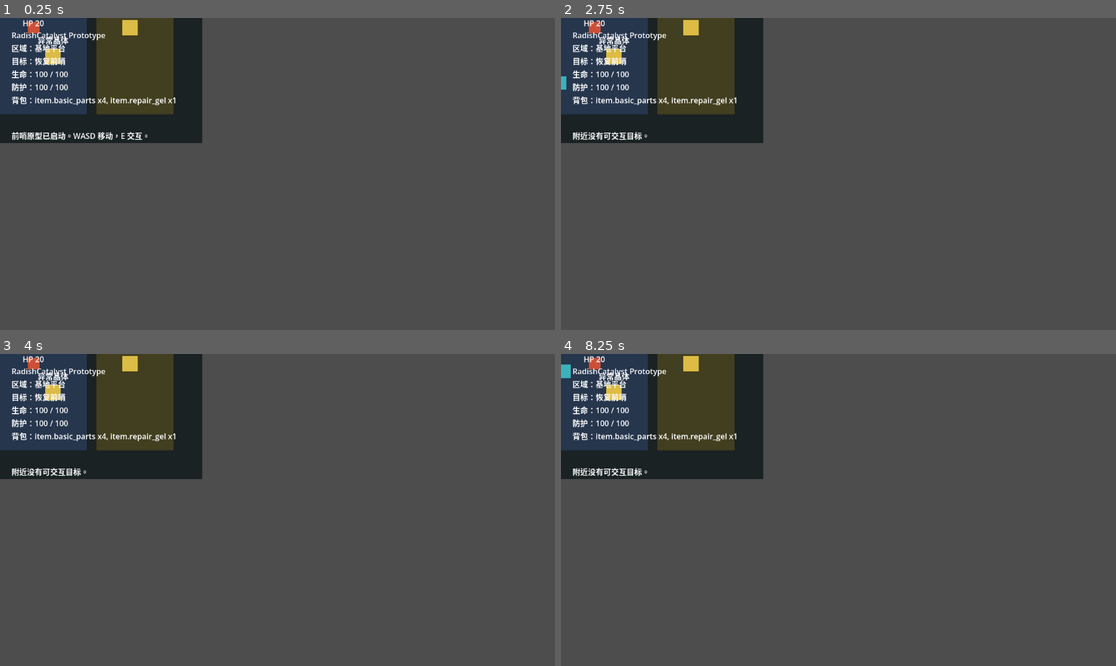
Above: before the commit, frames 1-4 (two rows, left to right).
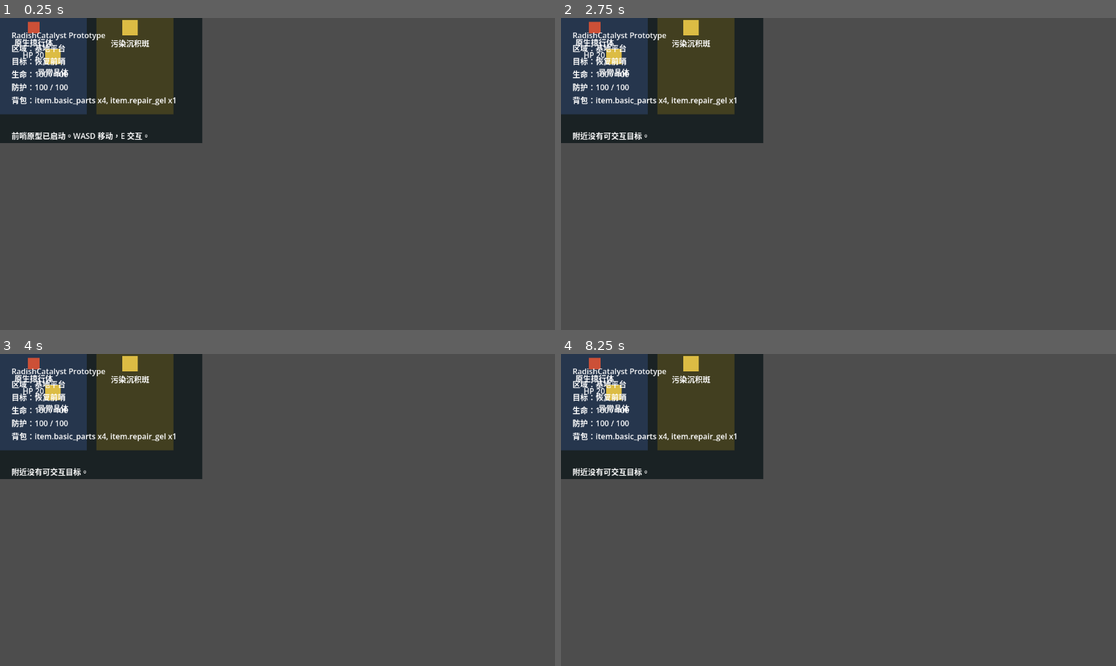
Above: after the commit, the same moments.

Repository: laugh0608/RadishCatalyst
Game: Godot game, scene res://scenes/boot/Boot.tscn
Two runs of this game, one before a commit and one after it. Both use one fixed random seed, a clock stepped at 60 frames per second and the inputs below.
Inputs:
- Up to frame 1 (0.25 s): no input
- Up to frame 2 (2.75 s): tap Enter at 0.5, 2 s; hold D (move_right) 0.53-1.28 s; tap E (interact) at 0.6, 1.35, 2.1 s; tap Space at 1.25 s; hold S (move_down) 1.28-2.03 s; hold D (move_right) from 2.03 s (still down)
- Up to frame 3 (4 s): tap Space at 2.75 s; release D (move_right) at 2.78 s; hold W (move_up) 2.78-3.53 s; tap E (interact) at 2.85, 3.6 s; hold A (move_left) from 3.53 s (still down)
- Up to frame 4 (8.25 s): tap Enter at 4.25 s; tap E (interact) every 0.75 s from 4.35 to 8.1 s; tap Space at 5 s; release A (move_left) at 5.03 s; hold S (move_down) 5.03-5.78 s; hold D (move_right) 5.78-6.53 s; hold W (move_up) 6.53-7.28 s; hold D (move_right) 7.28-8.03 s; hold S (move_down) from 8.03 s (still down)

The runs differ from the first frame. In frame 1, 0.5% of the frame differs, in the area x 2-27%, y 0-19%; in frame 2, 0.5%; in frame 3, 0.5%; in frame 4, 0.5%, in the area x 0-27%, y 0-19%.

Commit message:
fix: 改善原型移动和初始交互可用性
- 为玩家移动增加物理键位兜底

- 将玩家初始位置放到前哨核心交互范围附近

- 调整原型标签和 HUD 宽度减少文字重叠

Diff:
--- a/client/scenes/actors/PrototypeEnemy.tscn
+++ b/client/scenes/actors/PrototypeEnemy.tscn
@@ -19,9 +19,9 @@
 color = Color(0.8, 0.313726, 0.215686, 1)
 
 [node name="Label" type="Label" parent="."]
-offset_left = -48.0
-offset_top = -48.0
-offset_right = 48.0
-offset_bottom = -14.0
+offset_left = -56.0
+offset_top = 18.0
+offset_right = 56.0
+offset_bottom = 58.0
 horizontal_alignment = 1
 text = "Enemy"
--- a/client/scenes/maps/PrototypeInteractable.tscn
+++ b/client/scenes/maps/PrototypeInteractable.tscn
@@ -20,8 +20,8 @@
 
 [node name="Label" type="Label" parent="."]
 offset_left = -72.0
-offset_top = -46.0
+offset_top = 20.0
 offset_right = 72.0
-offset_bottom = -22.0
+offset_bottom = 44.0
 horizontal_alignment = 1
 text = "Interactable"
--- a/client/scenes/maps/VerticalSliceMap.tscn
+++ b/client/scenes/maps/VerticalSliceMap.tscn
@@ -37,12 +37,12 @@
 color = Color(0.258824, 0.247059, 0.12549, 1)
 
 [node name="Player" parent="." instance=ExtResource("2_player")]
-position = Vector2(-260, 0)
+position = Vector2(-300, -42)
 
 [node name="Interactables" type="Node2D" parent="."]
 
 [node name="OutpostCore" parent="Interactables" instance=ExtResource("3_interactable")]
-position = Vector2(-300, -80)
+position = Vector2(-300, -92)
 definition_id = "building.outpost_core"
 interaction_type = "outpost_core"
 
--- a/client/scenes/ui/PrototypeHud.tscn
+++ b/client/scenes/ui/PrototypeHud.tscn
@@ -8,20 +8,20 @@
 [node name="StatusLabel" type="Label" parent="."]
 offset_left = 24.0
 offset_top = 24.0
-offset_right = 820.0
+offset_right = 520.0
 offset_bottom = 170.0
 text = "Loading..."
 
 [node name="PromptLabel" type="Label" parent="."]
 offset_left = 24.0
 offset_top = 190.0
-offset_right = 820.0
+offset_right = 520.0
 offset_bottom = 224.0
 text = ""
 
 [node name="LogLabel" type="Label" parent="."]
 offset_left = 24.0
 offset_top = 232.0
-offset_right = 820.0
+offset_right = 520.0
 offset_bottom = 270.0
 text = ""
--- a/client/scripts/actors/player_controller.gd
+++ b/client/scripts/actors/player_controller.gd
@@ -8,8 +8,27 @@
 
 func _physics_process(_delta: float) -> void:
 	var input_vector := Input.get_vector("move_left", "move_right", "move_up", "move_down")
+	if input_vector == Vector2.ZERO:
+		input_vector = _get_keyboard_fallback_vector()
+
 	velocity = input_vector * move_speed
 	move_and_slide()
 
 	if Input.is_action_just_pressed("interact"):
 		interaction_requested.emit()
+
+
+func _get_keyboard_fallback_vector() -> Vector2:
+	var x_axis := 0.0
+	var y_axis := 0.0
+
+	if Input.is_physical_key_pressed(KEY_A) or Input.is_physical_key_pressed(KEY_LEFT):
+		x_axis -= 1.0
+	if Input.is_physical_key_pressed(KEY_D) or Input.is_physical_key_pressed(KEY_RIGHT):
+		x_axis += 1.0
+	if Input.is_physical_key_pressed(KEY_W) or Input.is_physical_key_pressed(KEY_UP):
+		y_axis -= 1.0
+	if Input.is_physical_key_pressed(KEY_S) or Input.is_physical_key_pressed(KEY_DOWN):
+		y_axis += 1.0
+
+	return Vector2(x_axis, y_axis).normalized()
